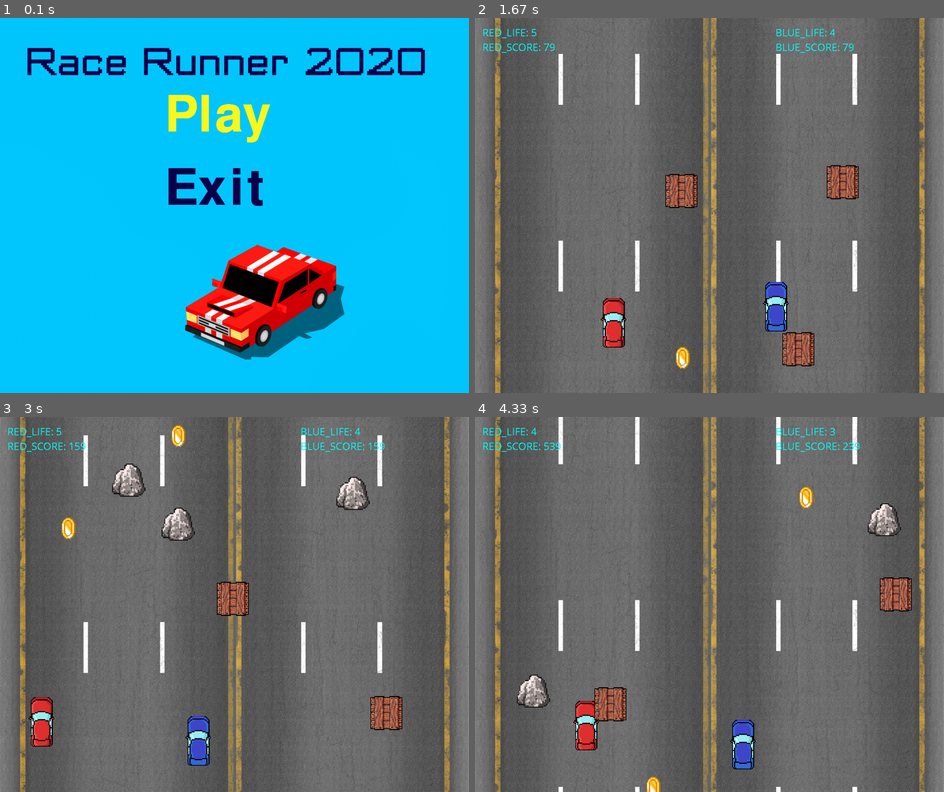
Above: before the commit, frames 1-4 (two rows, left to right).
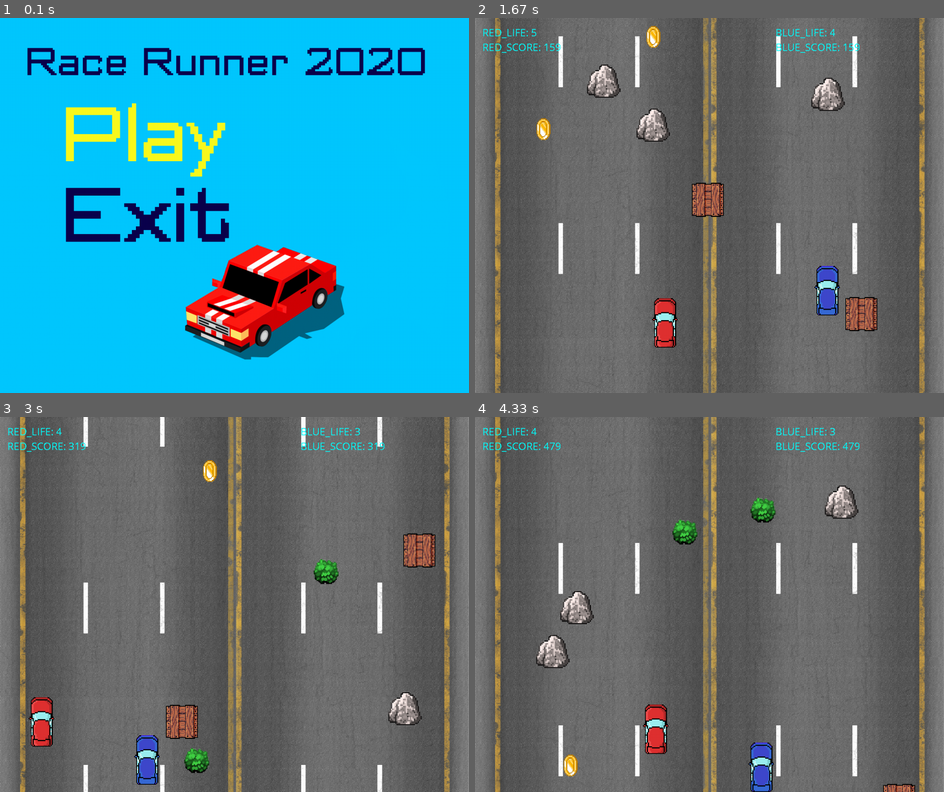
Above: after the commit, the same moments.

Repository: arturabgaryan/Gonochki
Game: pygame game, started from GameHack/Pygame.py
Same seed, same stepped clock (60 frames per second), same inputs: the game is played once before the commit and once after it.
Inputs (mouse positions are in pixels of both pictures, inside the frame that each line leads up to):
- Up to frame 1 (0.1 s): no input
- Up to frame 2 (1.67 s): tap 1 at 0.33 s; hold Up 0.67-1.13 s; move the mouse to (690, 220) at 0.7 s; hold Right 1.17-1.63 s; hold D 1.17-1.63 s
- Up to frame 3 (3 s): hold Left 1.67-2.2 s; hold A 1.67-2.2 s; hold Down 2.23-2.53 s; hold S 2.23-2.53 s; hold Left 2.57-2.97 s; hold A 2.57-2.97 s
- Up to frame 4 (4.33 s): hold Up 3-3.37 s; hold W 3-3.37 s; hold Right 3.4-4.03 s; hold D 3.4-4.03 s

The runs differ from the first frame. In frame 1, 6.0% of the frame differs, in the area x 14-58%, y 20-60%; in frame 2, 11%; in frame 3, 11%; in frame 4, 13%, in the area x 0-100%, y 0-100%.

Commit message:
Конец! Вроде

Diff:
--- a/GameHack/Pygame.py
+++ b/GameHack/Pygame.py
@@ -7,7 +7,7 @@
 #menu
 pygame.font.init()
 window = pygame.display.set_mode((1280, 1024))
-pygame.display.set_caption('SPIdRACe')
+pygame.display.set_caption('Race Runner 2020')
 menu = pygame.Surface((1280, 1024))
 screen = pygame.Surface((1280, 1024))
 img = pygame.image.load('car.png').convert_alpha()
@@ -74,8 +74,8 @@
             pygame.time.delay(5)
 
 
-punkts = [(450, 200, u'Play', (11, 0, 77), (250, 250, 30), 0, (None, 200)),
-          (450, 400, u'Exit', (11, 0, 77), (250, 250, 30), 1, (None, 200))]
+punkts = [(170, 180, u'Play', (11, 0, 77), (250, 250, 30), 0, ('18347.ttf', 200)),
+          (170, 400, u'Exit', (11, 0, 77), (250, 250, 30), 1, ('18347.ttf', 200))]
 captions = [(70, 50, u'Race Runner 2020', (11, 0, 77), (250, 250, 30), 0, ('18347.ttf',100))]
 game = Menu(captions, punkts)
 game.menu()
@@ -275,7 +275,7 @@
 
 # main game
 while True:
-    clock.tick(60)
+    clock.tick(120)
     screen.blit(bg, (0, f))
     screen.blit(bg, (0, f2))
     if (car.score%1000 == 0) or (car2.score%1000 == 0):
@@ -373,8 +373,8 @@
             screen.blit(score, (600, 700))
             screen.blit(score2, (600, 800))
         else:
-            screen.blit(score2, (600, 800))
-            screen.blit(score, (600, 700))
+            screen.blit(score2, (600, 900))
+            screen.blit(score, (600, 800))
 
         pygame.display.update()
         time.sleep(10)
